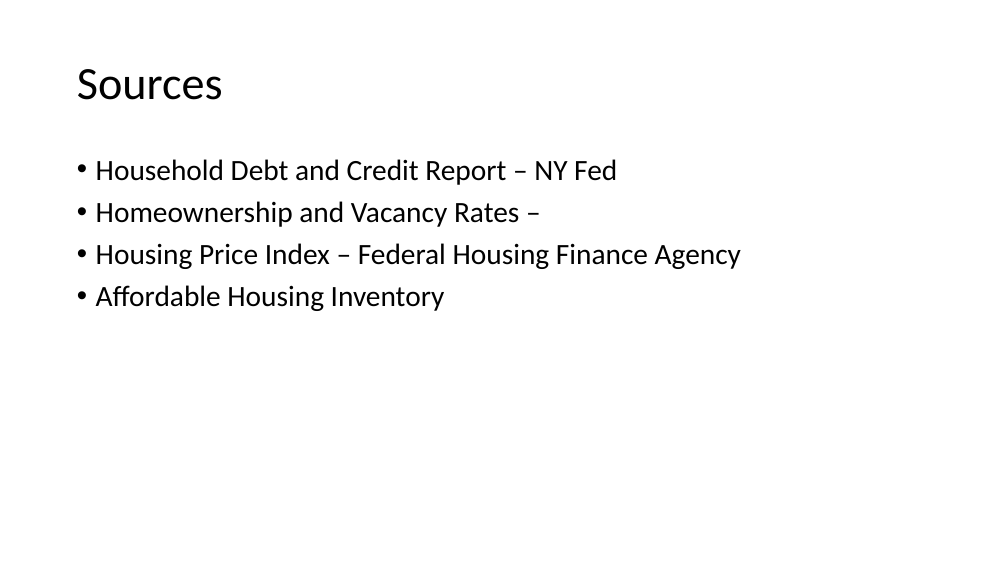
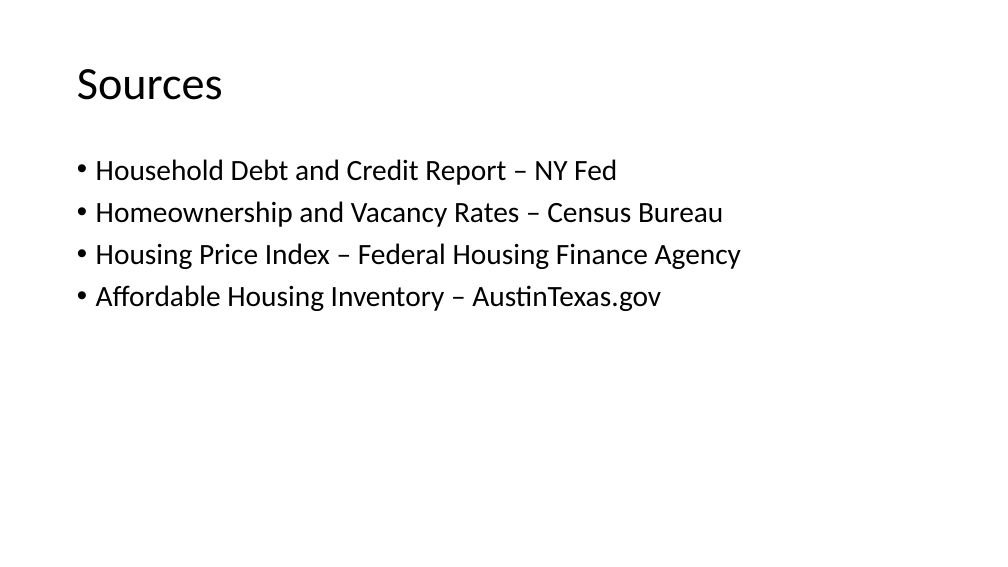
Before and after one commit to bowielh/Project1_Group1, a slide deck: slide 26 of Housing_Bubble.pptx (slide 27 before the commit). Drawn at 1008x567 pixels with LibreOffice and Linux fonts; fonts in the diff are those of the drawing. Boxes give left, top, right and bottom in pixels: in the first picture for what was removed or moved away, otherwise in the second. Text is boxed around its words. In the diff, an @@ line names an element or a change of style, - is before the commit and + after.

```diff
--- a/Housing_Bubble.pptx
+++ b/Housing_Bubble.pptx
@@ text at [96, 201, 723, 227]: text changed @@
-• Homeownership and Vacancy Rates –
+• Homeownership and Vacancy Rates – Census Bureau
@@ text at [96, 285, 661, 311]: text changed @@
-• Affordable Housing Inventory
+• Affordable Housing Inventory – AustinTexas.gov
```
Also in this commit, not shown: 4 other slides changed, 4 slides added, 3 slides removed, 5 other files.
